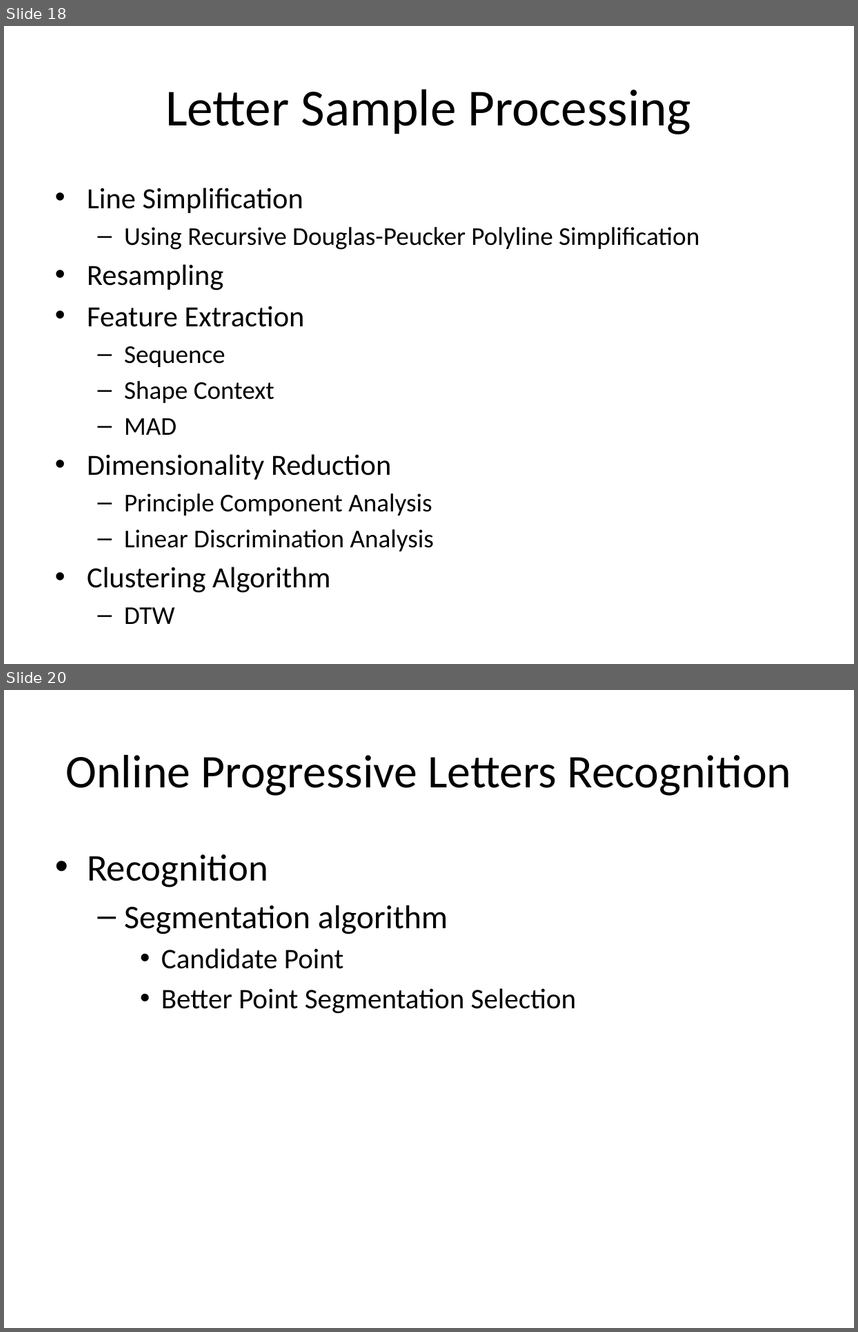
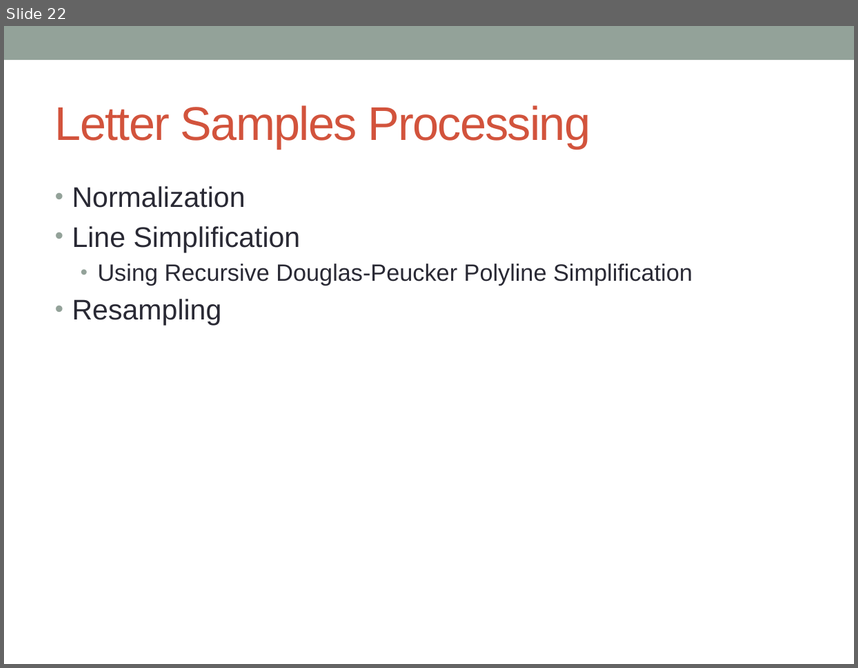
Before and after one commit to kourgeorge/arabic-icr, a slide deck: Thesis/Just In Time Arabic Handwriting Recognition.pptx. Shown one above the other, each under a label of ours: slides 18 and 20 before the commit, slide 22 after it; the slides between them are not shown. The pictures are 858x1332 and 858x668 pixels, drawn with LibreOffice and Linux fonts; fonts in the diff are those of the drawing. Boxes give left, top, right and bottom in pixels: in the first picture for what was removed or moved away, otherwise in the second. Text is boxed around its words. In the diff, an @@ line names an element or a change of style, - is before the commit and + after.

Commit message:
New recognition process. Progressive segmentation only. The letters recognition is done after the scribing is done.

```diff
--- a/Thesis/Just In Time Arabic Handwriting Recognition.pptx
+++ b/Thesis/Just In Time Arabic Handwriting Recognition.pptx
@@ slide 20 removed at (4,690,854,1328), background #FFFFFF @@
@@ title removed at (66,755,791,796) @@
-Online Progressive Letters Recognition
@@ text removed at (87,854,577,1013) @@
-• Recognition
-  – Segmentation algorithm
-    • Candidate Point
-    • Better Point Segmentation Selection
@@ what was slide 18 is now slide 22 @@
@@ slide 22 changed as well @@
@@ rectangle added at (4,26,854,60), fill #93A299 @@
@@ title at (55,105,590,149): text changed; size 44 to 40 pt; font Calibri to Arial; text colour #000000 to #D2533C @@
-Letter Sample Processing
+Letter Samples Processing
@@ text at (72,186,245,207): paragraph added @@
+• Normalization
@@ text at (72,226,693,325): size 24.8 to 24 pt in "Line Simplification", "Resampling"; font Calibri to Arial, text colour #000000 to #292934 in "Line Simplification", "Using Recursive Douglas-Peucker Polyline Simplification", "Resampling"; size 21.7 to 20 pt in "Using Recursive Douglas-Peucker Polyline Simplification"; indent changed; bullet – to • @@
@@ text at (87,305,434,592): paragraphs removed @@
-• Feature Extraction
-  – Sequence
-  – Shape Context
-  – MAD
-• Dimensionality Reduction
-  – Principle Component Analysis
-  – Linear Discrimination Analysis
-• Clustering Algorithm
-  – DTW
```
Also in this commit, not shown: 17 other slides changed, 7 slides added, 1 other slide removed, 4 other files.
